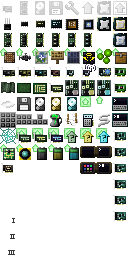
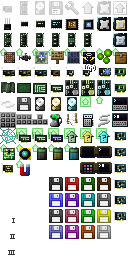
Before/after of a 128 x 256 layered artwork. What changed in the layer stack:
painted on "items" (2nd of 2, in "items") over [16, 160, 111, 239]
